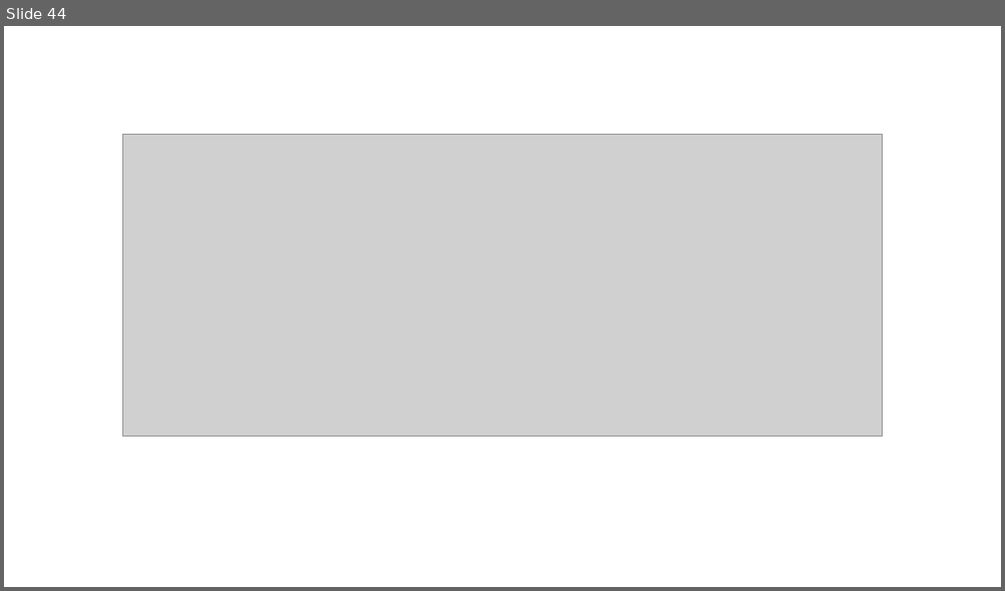
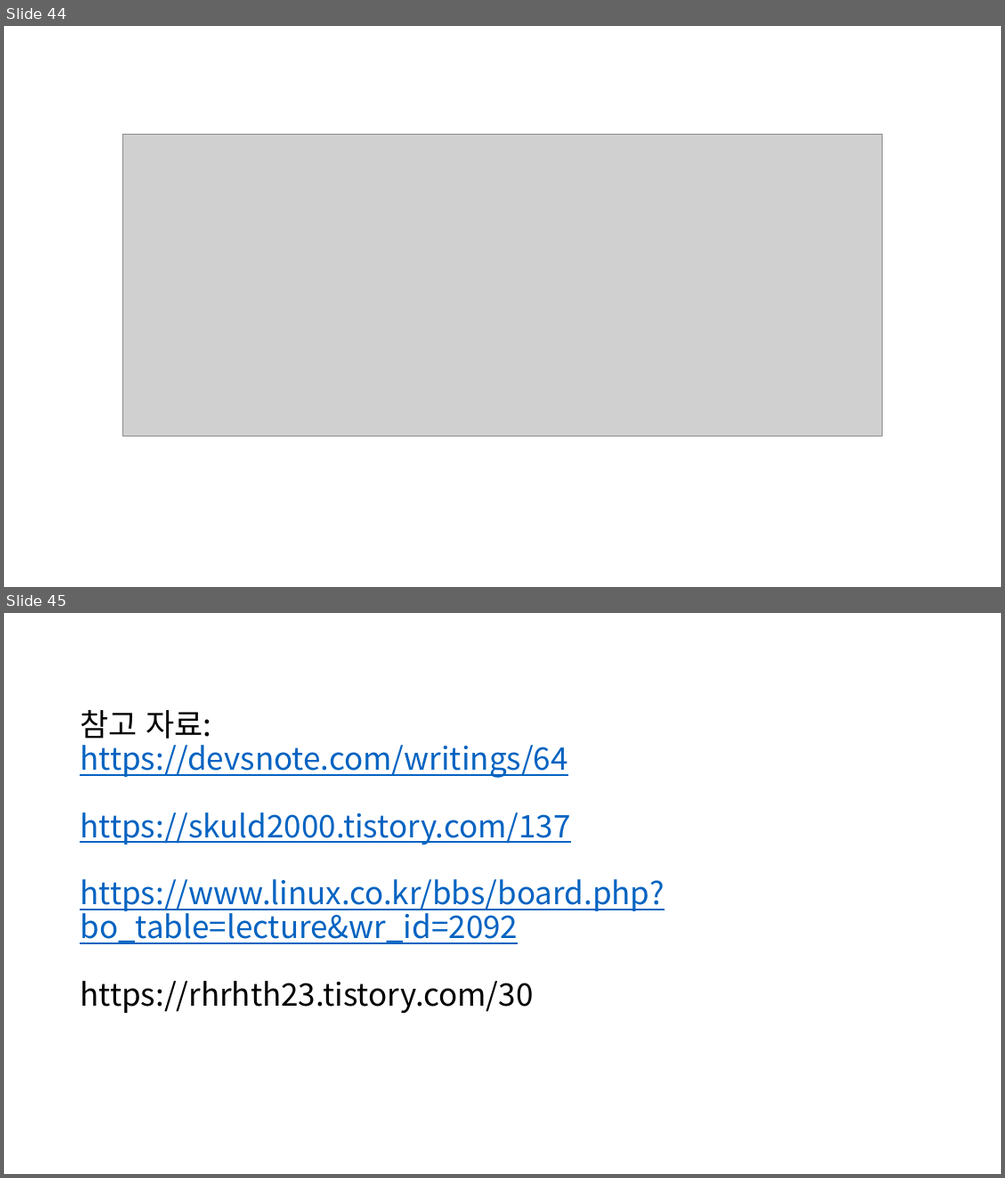
Before and after one commit to CodingApe9/SysP, a slide deck: final_Project/시스템 프로그래밍 기말 발표.pptx. Shown one above the other, each under a label of ours: slide 44 before the commit, slides 44 and 45 after it. The pictures are 1005x591 and 1005x1178 pixels, drawn with LibreOffice and Linux fonts; fonts in the diff are those of the drawing; grey boxes stand for pictures. Boxes give left, top, right and bottom in pixels: in the first picture for what was removed or moved away, otherwise in the second. Text is boxed around its words. In the diff, an @@ line names an element or a change of style, - is before the commit and + after.

Commit message:
add ref from ppt

```diff
--- a/final_Project/시스템 프로그래밍 기말 발표.pptx
+++ b/final_Project/시스템 프로그래밍 기말 발표.pptx
@@ slide 45 added at bbox=[4, 613, 1001, 1174], background #FFFFFF @@
@@ title added at bbox=[80, 710, 663, 1013], 30 pt, text #0563C1, underline @@
+참고 자료:
+https://devsnote.com/writings/64
+https://skuld2000.tistory.com/137
+https://www.linux.co.kr/bbs/board.php?bo_table=lecture&wr_id=2092
+https://rhrhth23.tistory.com/30
```
Also in this commit, not shown: 1 other file.
